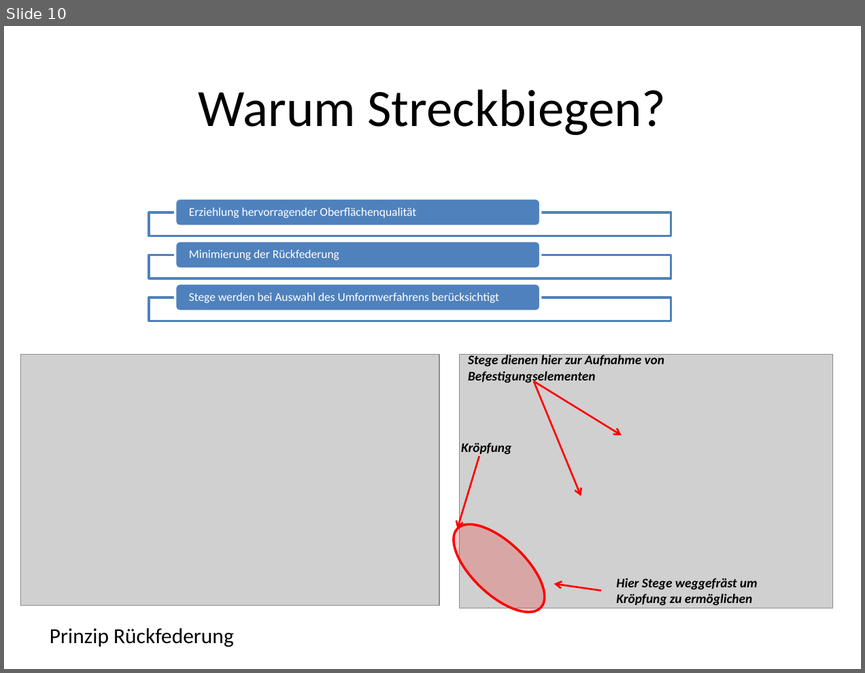
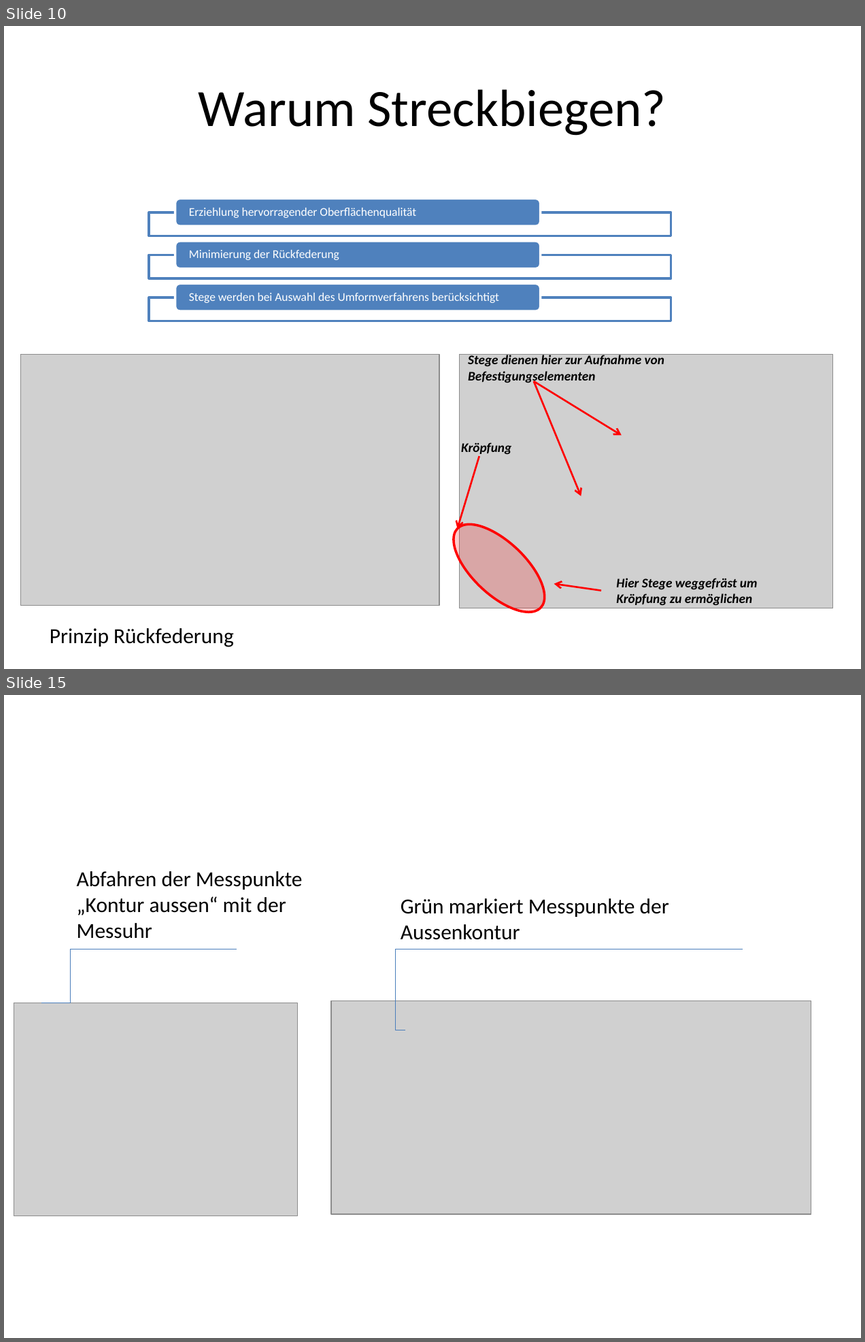
Before and after one commit to Benedikt2013/bacpraesent, a slide deck: PräsentationBachelorarbeitKaffanke.pptx. Shown one above the other, each under a label of ours: slide 10 before the commit, slides 10 and 15 after it; the slides between them are not shown. The pictures are 865x673 and 865x1342 pixels, drawn with LibreOffice and Linux fonts; fonts in the diff are those of the drawing; grey boxes stand for pictures. Boxes give left, top, right and bottom in pixels: in the first picture for what was removed or moved away, otherwise in the second. Text is boxed around its words. In the diff, an @@ line names an element or a change of style, - is before the commit and + after.

```diff
--- a/PräsentationBachelorarbeitKaffanke.pptx
+++ b/PräsentationBachelorarbeitKaffanke.pptx
@@ slide 15 added at [4, 695, 861, 1338], background #FFFFFF @@
@@ text added at [77, 871, 303, 938], 18 pt, text #000000 @@
+Abfahren der Messpunkte „Kontur aussen“ mit der Messuhr
@@ text added at [400, 898, 669, 940], 18 pt, text #000000 @@
+Grün markiert Messpunkte der Aussenkontur
@@ elbow line added from (41, 1002) to (237, 949), #4B7EBC 0.75 pt @@
@@ elbow line added from (406, 1030) to (742, 949), #4B7EBC 0.75 pt @@
@@ picture added at [14, 1002, 298, 1215] @@
@@ picture added at [331, 1001, 811, 1215] @@
```
Also in this commit, not shown: 1 slide changed, 6 other slides added, 5 other files.
